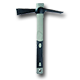
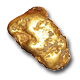
Comparing the layer stacks of the two (80, 80) images. Changes:
added layer "10" above "9" over [7, 3, 73, 71]
renamed "pick-03" to "14", hid it over [15, 3, 64, 74]
